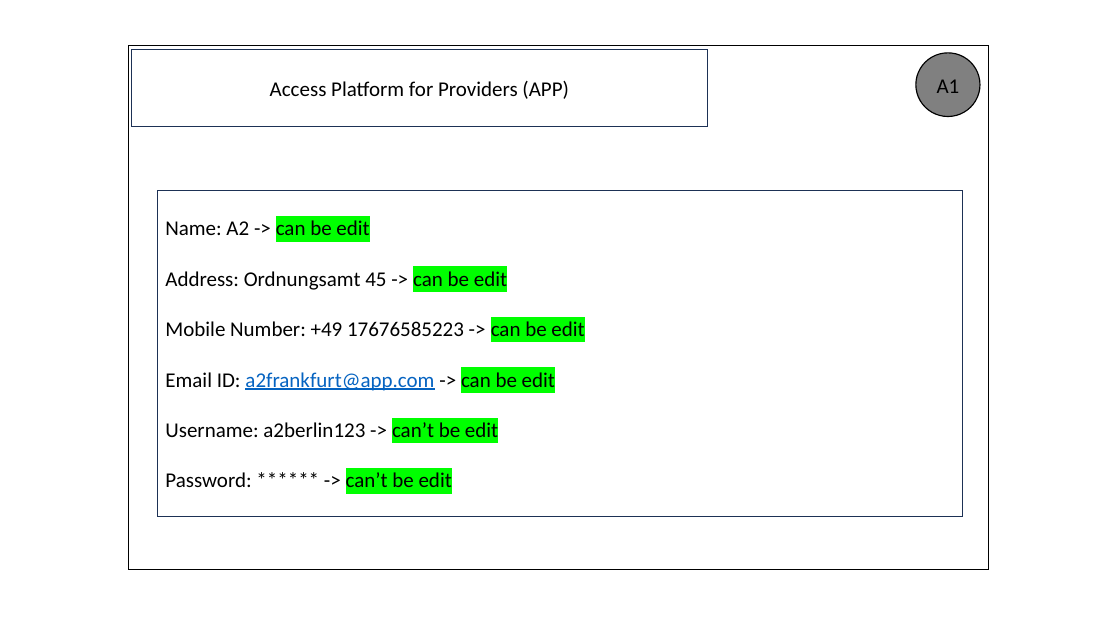
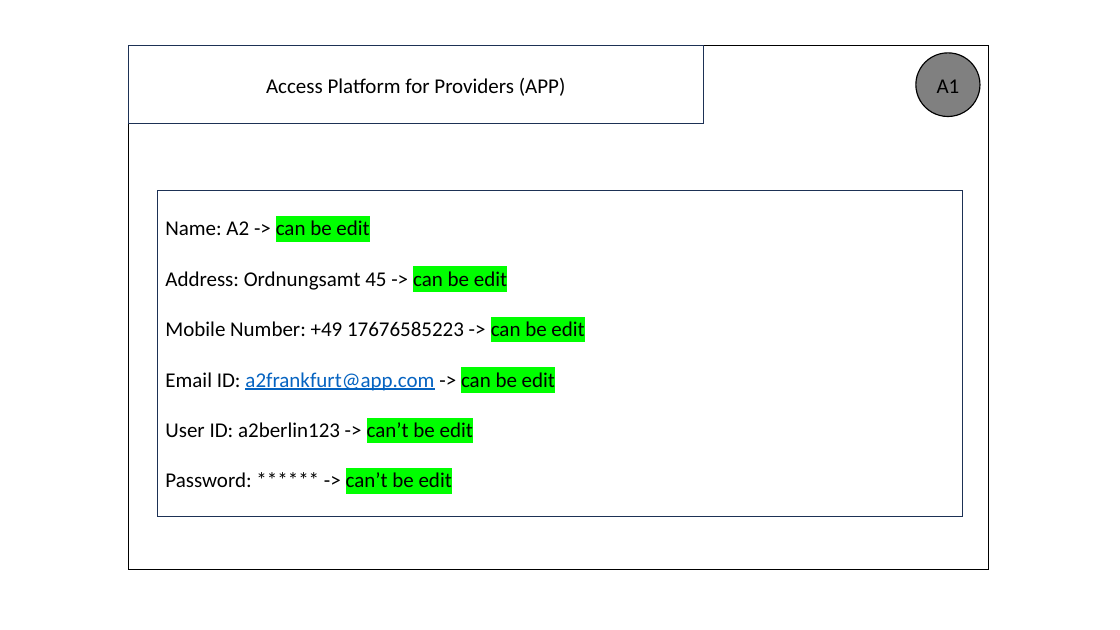
Before and after one commit to IndranilSaha09/ADCCE, a slide deck: slide 11 of Sprint 2/Front end design.pptx (slide 9 before the commit). Drawn at 1120x630 pixels with LibreOffice and Linux fonts; fonts in the diff are those of the drawing. Boxes give left, top, right and bottom in pixels: in the first picture for what was removed or moved away, otherwise in the second. Text is boxed around its words. In the diff, an @@ line names an element or a change of style, - is before the commit and + after.

```diff
--- a/Sprint 2/Front end design.pptx
+++ b/Sprint 2/Front end design.pptx
@@ rectangle "Access Platform for Providers (APP)": place and size @@
-rectangle "Access Platform for Providers (APP)" at bbox=[132, 50, 707, 127]
+rectangle "Access Platform for Providers (APP)" at bbox=[129, 46, 704, 124]
@@ text in rectangle at bbox=[165, 422, 473, 444]: text changed @@
-Username: a2berlin123 -> can’t be edit
+User ID: a2berlin123 -> can’t be edit
```
Also in this commit, not shown: 7 other slides changed, 2 slides added, 1 other file.
